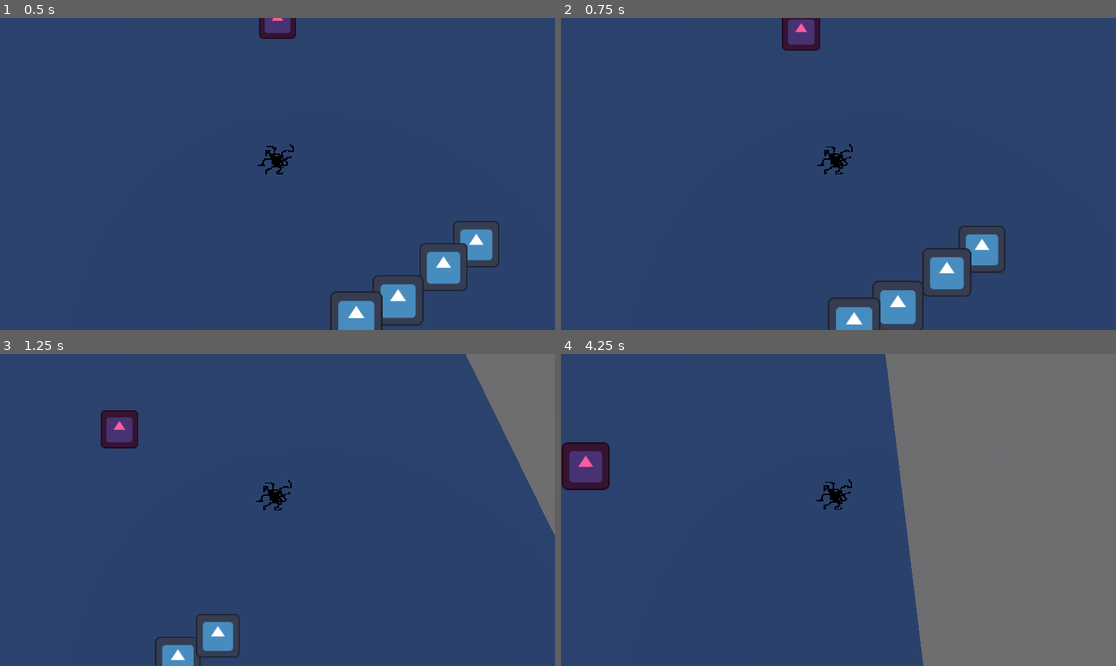
Above: before the commit, frames 1-4 (two rows, left to right).
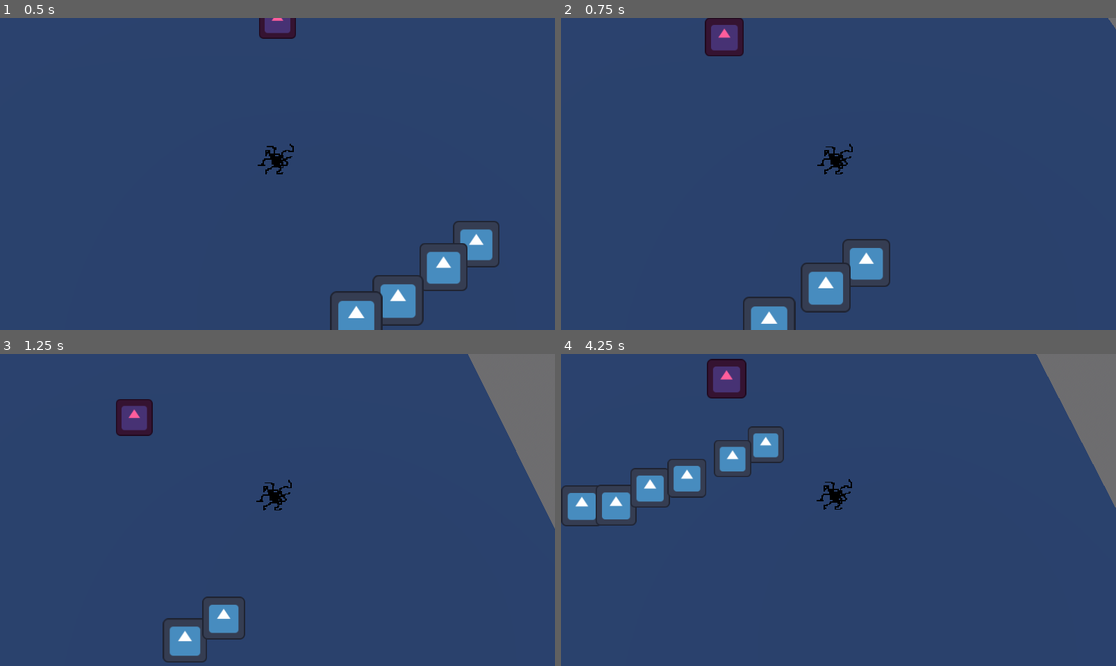
Above: after the commit, the same moments.

Repository: Area9579/Haustoria
Game: Godot game, scene res://Scenes/main.tscn
Same seed, same stepped clock (60 frames per second), same inputs: the game is played once before the commit and once after it. The engine's default icon, where the game draws it, is replaced by a stand-in: a white triangle on a blue panel in a dark square.
Inputs (mouse positions are in pixels of both pictures, inside the frame that each line leads up to):
- Up to frame 1 (0.5 s): no input
- Up to frame 2 (0.75 s): move the mouse to (960, 158) at 0.52 s; press the mouse at (960, 158) at 0.53 s
- Up to frame 3 (1.25 s): tap Space (jump) at 0.77 s
- Up to frame 4 (4.25 s): move the mouse to (727, 525) at 1.27 s; release the mouse at (727, 525) at 1.28 s; click (727, 525) at 1.35 s; tap Space (jump) at 1.52, 3.02, 3.77 s; move the mouse to (894, 441) at 2.02 s; press the mouse at (894, 441) at 2.03 s; move the mouse to (810, 572) at 2.77 s; release the mouse at (810, 572) at 2.78 s; click (810, 572) at 2.85 s; move the mouse to (1005, 556) at 3.52 s; press the mouse at (1005, 556) at 3.53 s

Frame 1 is identical in both runs. In frame 2, 9.5% of the frame differs, in the area x 25-100%, y 0-100%; in frame 3, 3.7%; in frame 4, 41%, in the area x 0-100%, y 0-100%.

Commit message:
Added impulse and continuous movement examples

Diff:
--- a/Scripts/player.gd
+++ b/Scripts/player.gd
@@ -1,9 +1,9 @@
 extends CharacterBody3D
 
 
-const SPEED = 5.0
+const SPEED = 30.0
 const JUMP_VELOCITY = 4.5
-var accel = 1
+var accel = 1.0
 
 func _ready() -> void:
 	pass
@@ -17,15 +17,22 @@
 	if Input.is_action_just_pressed("jump") and is_on_floor():
 		velocity.y = JUMP_VELOCITY
 
-	if Input.is_action_pressed("Left Click"):
+	#this code is for continuous
+	#if Input.is_action_pressed("Left Click"):
+		#var directionVector: Vector2 = getDirectionVector()
+		#slideTowardsMouse(directionVector,delta)
+	#else:
+		#accel = 1.0
+		#velocity.x = lerp(velocity.x,0.0,5 * delta)
+		#velocity.z = lerp(velocity.z,0.0,5 * delta)
+
+	#this code is for impulse
+	if Input.is_action_just_pressed("Left Click"):
 		var directionVector: Vector2 = getDirectionVector()
 		slideTowardsMouse(directionVector,delta)
-	elif Input.is_action_just_released("Left Click"):
-		decelerate(delta)
-		accel = 1
-		#velocity.x = 0
-		#velocity.z = 0
-	decelerate(delta)
+	else:
+		velocity.x = lerp(velocity.x,0.0,5 * delta)
+		velocity.z = lerp(velocity.z,0.0,5 * delta)
 
 	move_and_slide()
 
@@ -65,22 +72,14 @@
 
 
 func slideTowardsMouse(directionVector,delta):
-	velocity.x = directionVector.x * SPEED * accel
-	velocity.z = -directionVector.y * SPEED * accel
-	if accel < 2:
-		accel += 3 * delta
+	#this code is for continuous
+	#accel = lerp(accel,3.0,10 * delta)
+	#velocity.x = lerp(velocity.x,directionVector.x * SPEED * accel,0.3)
+	#velocity.z = lerp(velocity.z,-directionVector.y * SPEED * accel,0.3)
 
-
-
-func decelerate(delta):
-	if velocity.x > 0:
-		velocity.x -= 8 * delta
-	elif velocity.x < 0:
-		velocity.x += 8 * delta
-	if velocity.z < 0:
-		velocity.z += 8 * delta
-	elif velocity.z > 0:
-		velocity.z -= 8 * delta
+	#this code is for impulse
+	velocity.x = directionVector.x * SPEED
+	velocity.z = -directionVector.y * SPEED
 
 
 func moveTowardsMousePosition(): #moves the playezr towards the position of the mouse
